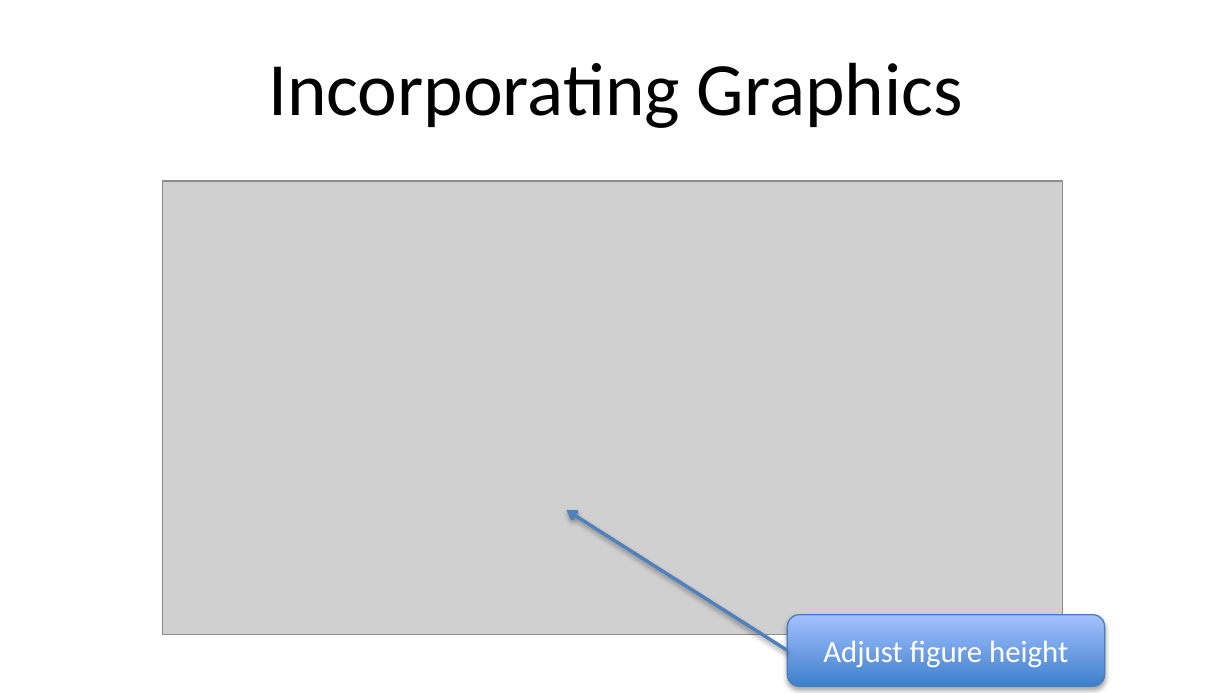
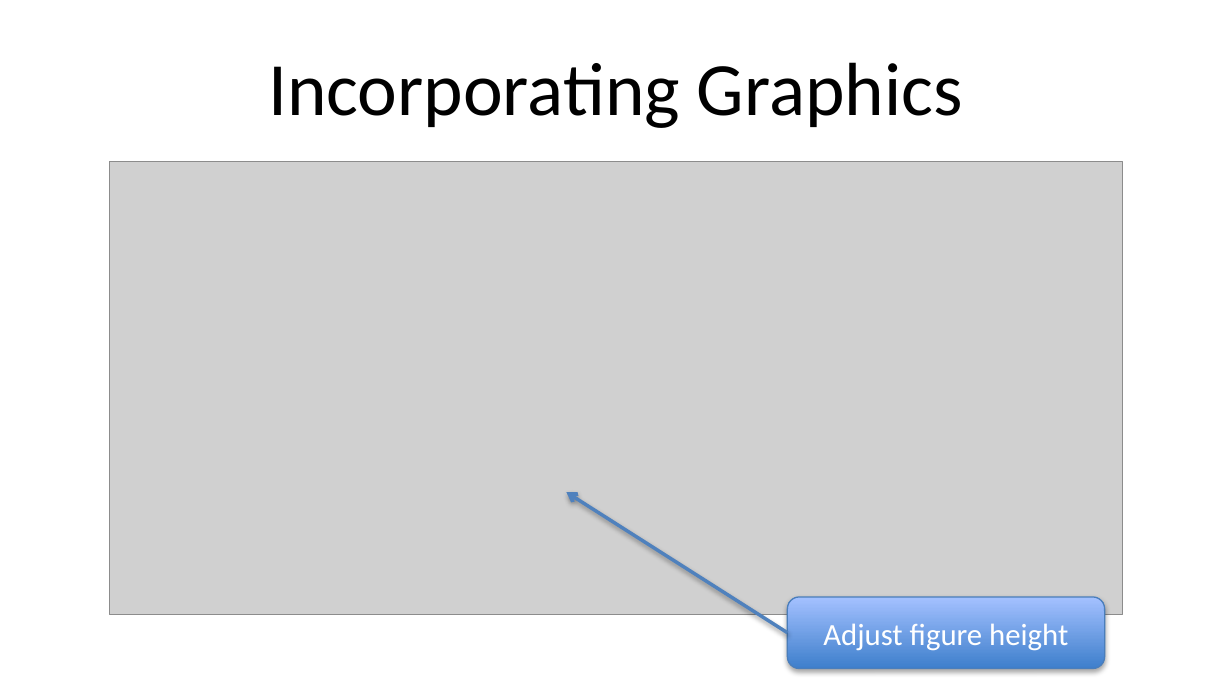
Before and after one commit to Max201510/Biostat776, a slide deck: slide 30 of notes/knitr.pptx. Drawn at 1232x693 pixels with LibreOffice and Linux fonts; fonts in the diff are those of the drawing; grey boxes stand for pictures. Boxes give left, top, right and bottom in pixels: in the first picture for what was removed or moved away, otherwise in the second. Text is boxed around its words. In the diff, an @@ line names an element or a change of style, - is before the commit and + after.

```diff
--- a/notes/knitr.pptx
+++ b/notes/knitr.pptx
@@ picture: place and size @@
-picture at bbox=[163, 181, 1063, 634]
+picture at bbox=[110, 161, 1122, 615]
@@ arrow moved from (787, 650) - (567, 510) to (787, 633) - (567, 493) @@
@@ rounded rectangle "Adjust figure height": place and size @@
-rounded rectangle "Adjust figure height" at bbox=[787, 615, 1105, 686]
+rounded rectangle "Adjust figure height" at bbox=[787, 598, 1105, 669]
```
Also in this commit, not shown: 8 other slides changed, 7 other files.
